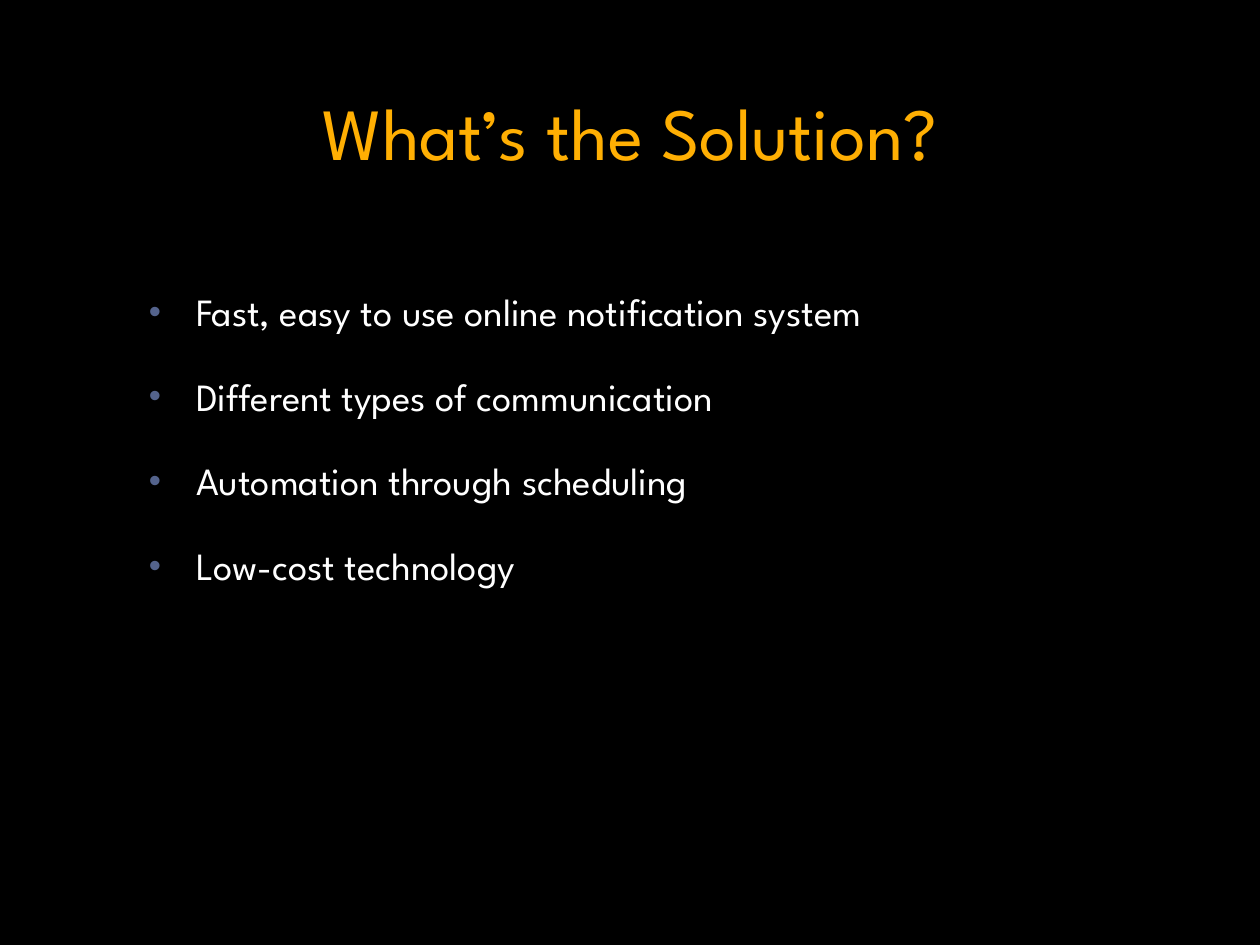
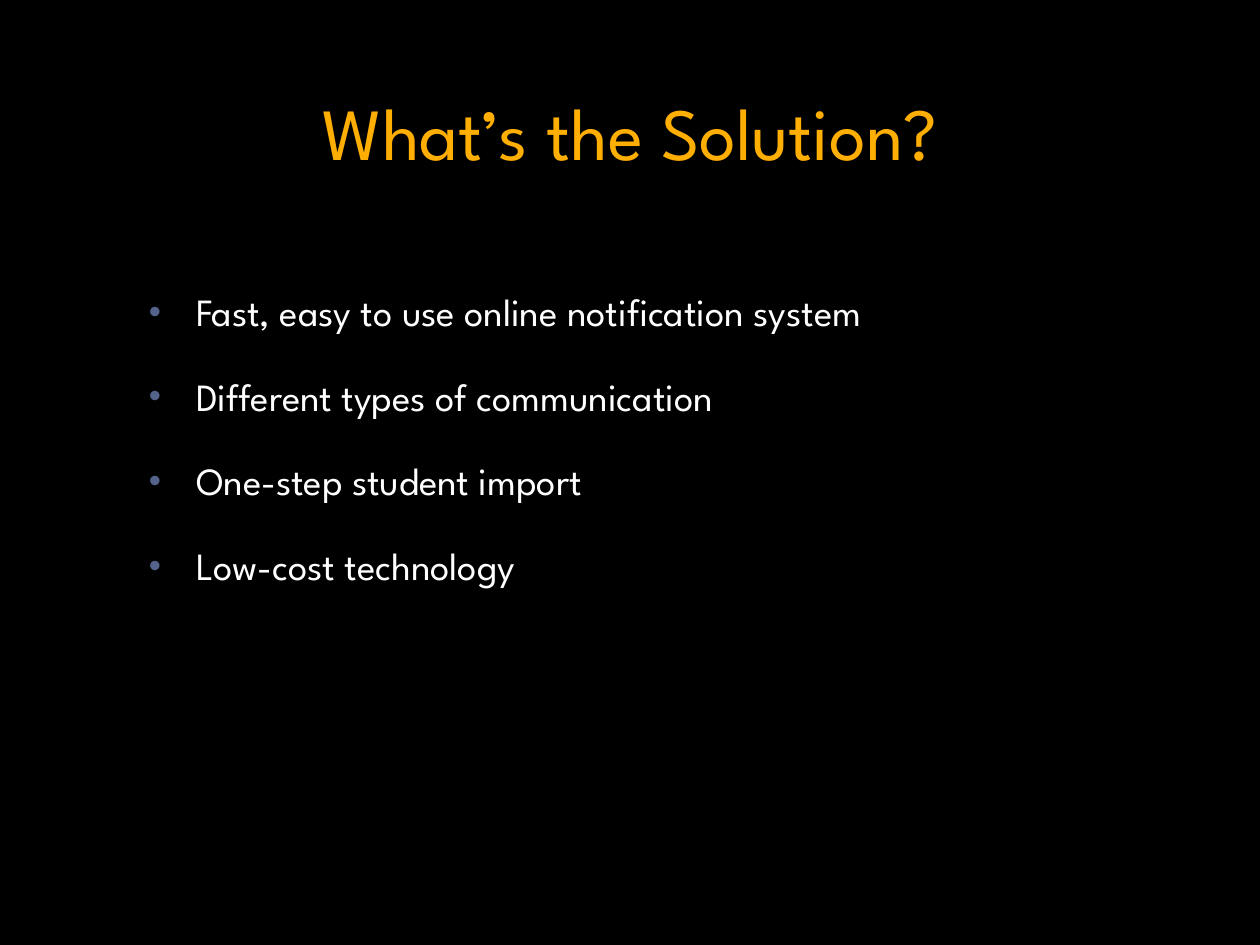
Before and after one commit to kevinrobinson/teachcom, a slide deck: slide 3 of doc/teachercom_presentation.pptx. Drawn at 1260x945 pixels with LibreOffice and Linux fonts; fonts in the diff are those of the drawing; background and template pictures are left out. Boxes give left, top, right and bottom in pixels: in the first picture for what was removed or moved away, otherwise in the second. Text is boxed around its words. In the diff, an @@ line names an element or a change of style, - is before the commit and + after.

```diff
--- a/doc/teachercom_presentation.pptx
+++ b/doc/teachercom_presentation.pptx
@@ text at <box>196,468,582,503</box>: text changed @@
-• Automation through scheduling
+• One-step student import
```
Also in this commit, not shown: 1 other slide changed, 1 other file.
